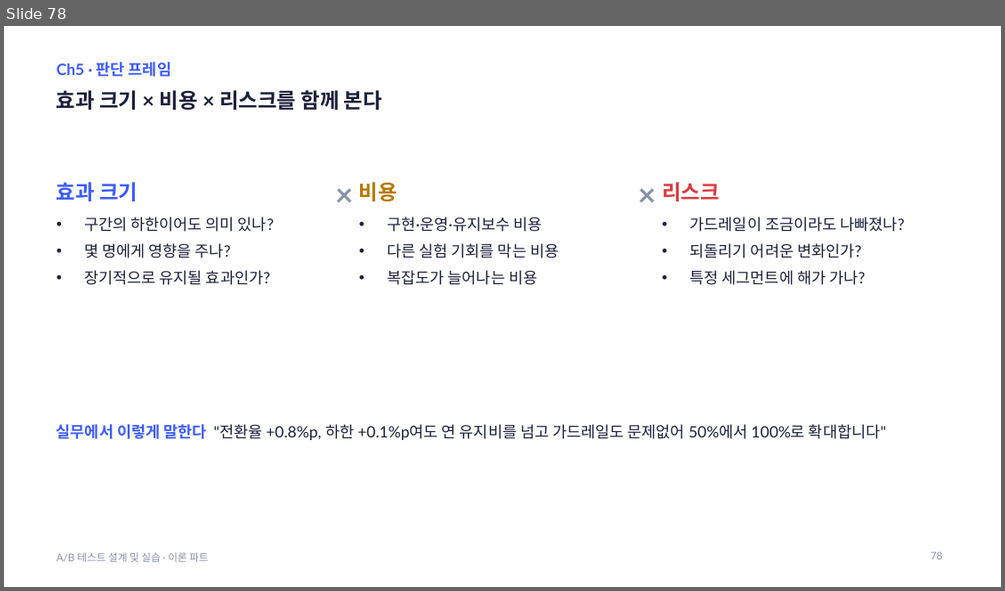
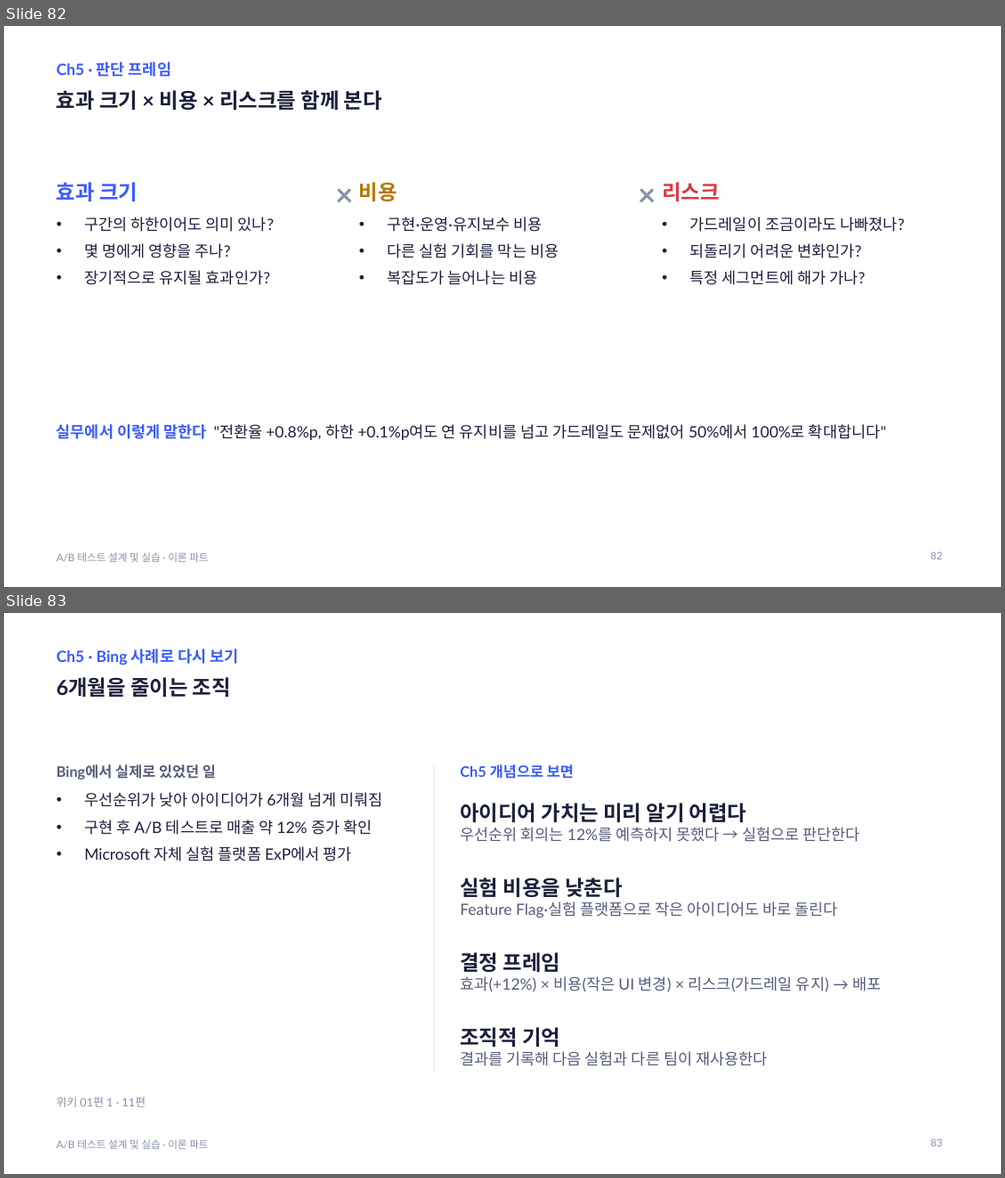
Before and after one commit to kkamret/quickmart-lab-rats, a slide deck: docs/lecture/ab-testing-theory.pptx. Shown one above the other, each under a label of ours: slide 78 before the commit, slides 82 and 83 after it. The pictures are 1005x591 and 1005x1178 pixels, drawn with LibreOffice and Linux fonts; fonts in the diff are those of the drawing. Boxes give left, top, right and bottom in pixels: in the first picture for what was removed or moved away, otherwise in the second. Text is boxed around its words. In the diff, an @@ line names an element or a change of style, - is before the commit and + after.

Commit message:
docs: 챕터별 Bing 사례 마무리 슬라이드 추가
Refs #16

```diff
--- a/docs/lecture/ab-testing-theory.pptx
+++ b/docs/lecture/ab-testing-theory.pptx
@@ slide 83 added at (4, 613, 1001, 1174), background #FFFFFF; not listed: 1 template element that a slide beside it also shows @@
@@ text added at (57, 649, 238, 665), 15 pt, text #3A5BFF, bold @@
+Ch5 · Bing 사례로 다시 보기
@@ title added at (57, 677, 231, 697), 20 pt, text #1B1F3B, bold @@
+6개월을 줄이는 조직
@@ text added at (57, 764, 383, 861), 15 pt, text #1B1F3B @@
+Bing에서 실제로 있었던 일
+• 우선순위가 낮아 아이디어가 6개월 넘게 미뤄짐
+• 구현 후 A/B 테스트로 매출 약 12% 증가 확인
+• Microsoft 자체 실험 플랫폼 ExP에서 평가
@@ line added from (434, 766) to (434, 1073), #E3E7F1 1 pt @@
@@ text added at (460, 764, 574, 779), 14 pt, text #3A5BFF, bold @@
+Ch5 개념으로 보면
@@ text added at (460, 803, 859, 842), 15 pt, text #555C7A @@
+아이디어 가치는 미리 알기 어렵다
+우선순위 회의는 12%를 예측하지 못했다 → 실험으로 판단한다
@@ text added at (460, 877, 838, 917), 15 pt, text #555C7A @@
+실험 비용을 낮춘다
+Feature Flag·실험 플랫폼으로 작은 아이디어도 바로 돌린다
@@ text added at (460, 952, 881, 992), 15 pt, text #555C7A @@
+결정 프레임
+효과(+12%) × 비용(작은 UI 변경) × 리스크(가드레일 유지) → 배포
@@ text added at (460, 1027, 767, 1066), 15 pt, text #555C7A @@
+조직적 기억
+결과를 기록해 다음 실험과 다른 팀이 재사용한다
@@ text added at (57, 1096, 146, 1107), 11 pt, text #8A90A8 @@
+위키 01편 1 · 11편
@@ page number added at (930, 1138, 942, 1146), 10 pt, text #8A90A8 @@
+83
@@ what was slide 78 is now slide 82 @@
@@ page number at (930, 551, 942, 559): text changed @@
-78
+82
```
Also in this commit, not shown: 6 slides changed, 4 other slides added, 2 other files.
